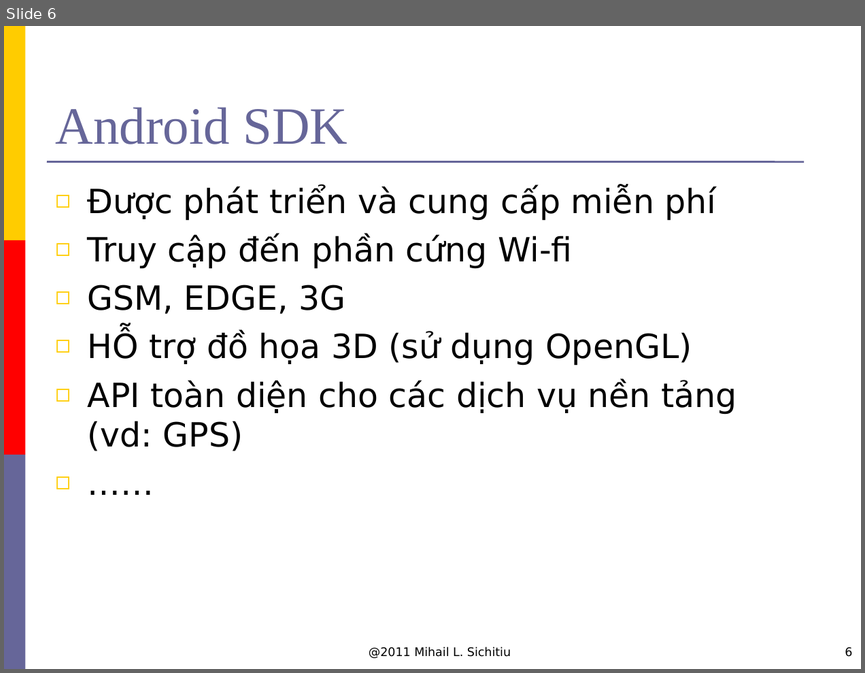
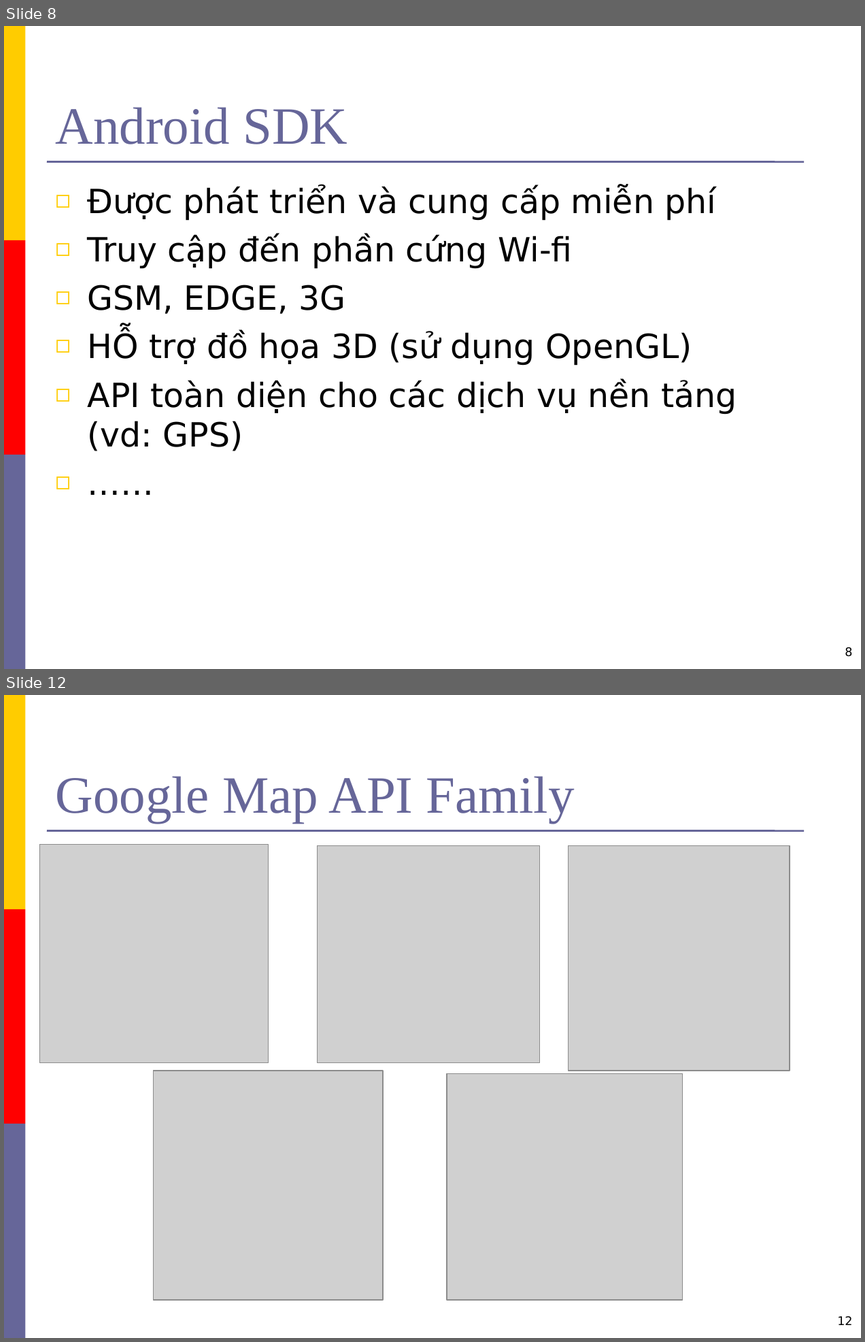
Before and after one commit to hungdien/google-map-api-and-map-on-android, a slide deck: Reports/Presentation.ppt. Shown one above the other, each under a label of ours: slide 6 before the commit, slides 8 and 12 after it; the slides between them are not shown. The pictures are 865x673 and 865x1342 pixels, drawn with LibreOffice and Linux fonts; fonts in the diff are those of the drawing; grey boxes stand for pictures; background and template pictures are left out. Boxes give left, top, right and bottom in pixels: in the first picture for what was removed or moved away, otherwise in the second. Text is boxed around its words. In the diff, an @@ line names an element or a change of style, - is before the commit and + after.

```diff
--- a/Reports/Presentation.ppt
+++ b/Reports/Presentation.ppt
@@ slide 12 added at bbox=[4, 695, 861, 1338], background #FFFFFF; not listed: 4 template elements that a slide beside it also shows @@
@@ title added at bbox=[56, 776, 575, 823], 44 pt, text #666699 @@
+Google Map API Family
@@ picture added at bbox=[40, 844, 269, 1063] @@
@@ picture added at bbox=[317, 846, 540, 1063] @@
@@ picture added at bbox=[568, 846, 789, 1070] @@
@@ picture added at bbox=[153, 1070, 383, 1300] @@
@@ picture added at bbox=[447, 1074, 683, 1300] @@
@@ page number added at bbox=[837, 1316, 852, 1325], 10 pt, text #000000 @@
+12
@@ what was slide 6 is now slide 8 @@
@@ slide 8 changed as well @@
@@ text removed at bbox=[368, 647, 511, 658] @@
-@2011 Mihail L. Sichitiu
@@ page number at bbox=[844, 647, 852, 656]: text changed @@
-6
+8
```
Also in this commit, not shown: 5 other slides changed, 9 other slides added.
